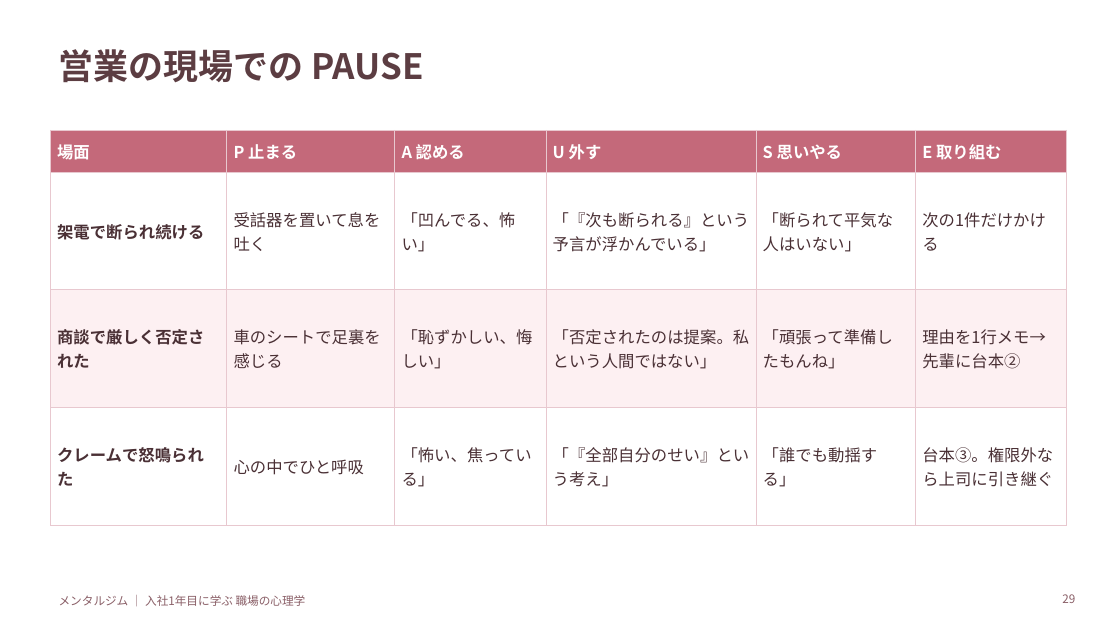
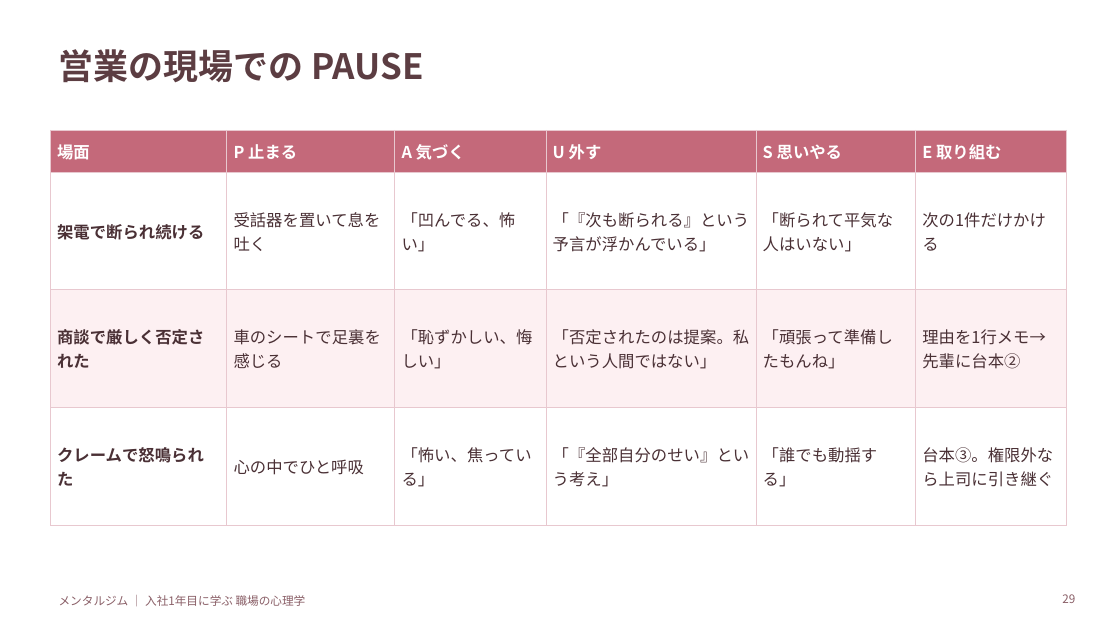
Before and after one commit to cocorest/mentalgym, a slide deck: slide 29 of programs/newcomer-first-year/slides/01_本研修_入社1年目に学ぶ職場の心理学.pptx. Drawn at 1120x630 pixels with LibreOffice and Linux fonts; fonts in the diff are those of the drawing. Boxes give left, top, right and bottom in pixels: in the first picture for what was removed or moved away, otherwise in the second. Text is boxed around its words. In the diff, an @@ line names an element or a change of style, - is before the commit and + after.

```diff
--- a/programs/newcomer-first-year/slides/01_本研修_入社1年目に学ぶ職場の心理学.pptx
+++ b/programs/newcomer-first-year/slides/01_本研修_入社1年目に学ぶ職場の心理学.pptx
@@ table at [50,130,1067,491] @@
-row 1, column 3: A 認める
+row 1, column 3: A 気づく
```
Also in this commit, not shown: 7 other slides changed, 9 other files.
